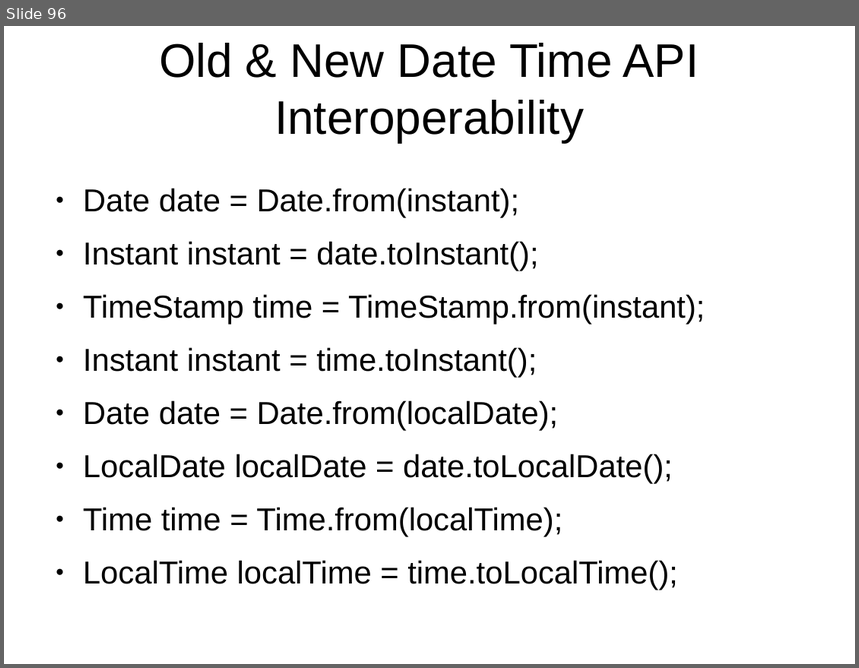
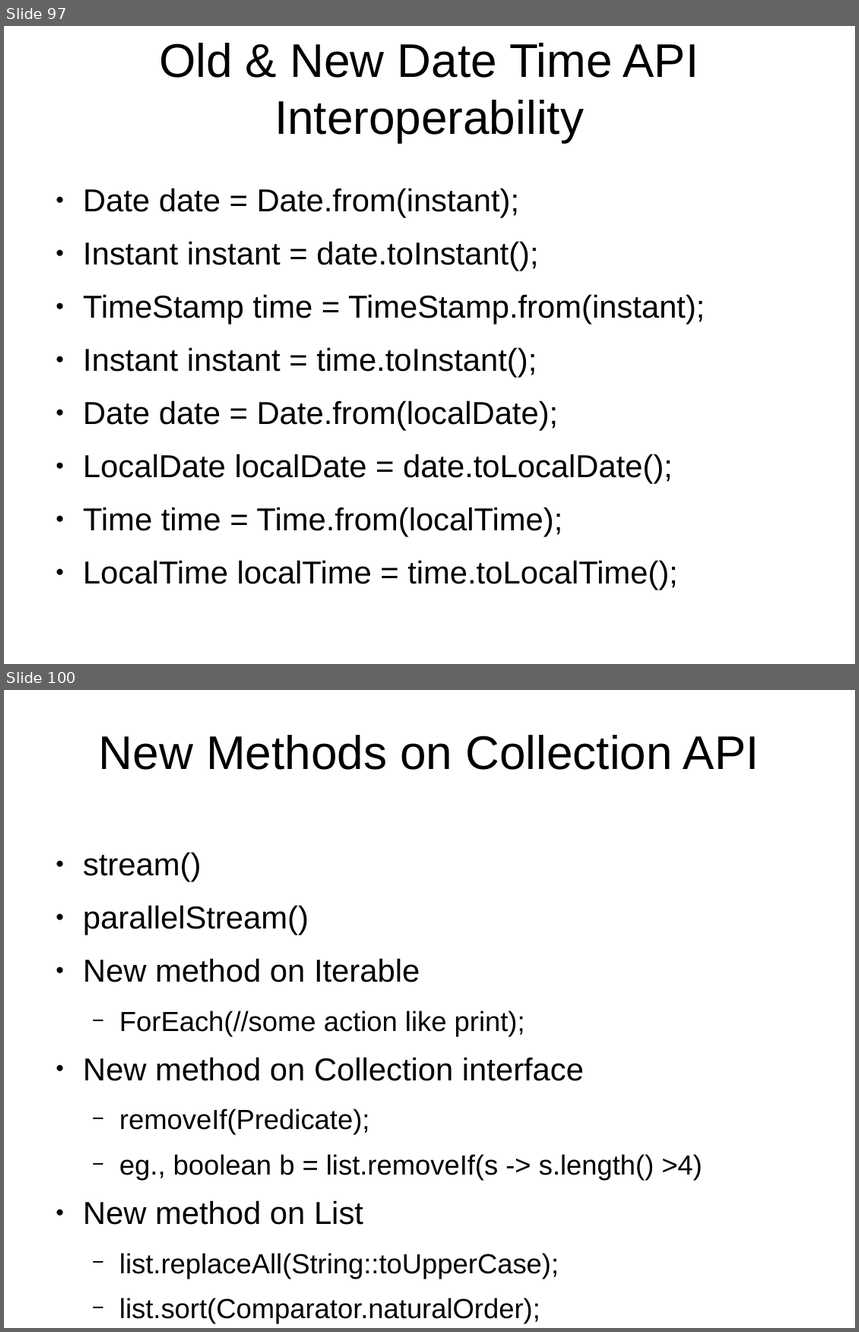
Before and after one commit to shikha-desai/Internship_PreWork, a slide deck: Java/Java_Notes.odp. Shown one above the other, each under a label of ours: slide 96 before the commit, slides 97 and 100 after it; the slides between them are not shown. The pictures are 859x668 and 859x1332 pixels, drawn with LibreOffice and Linux fonts; fonts in the diff are those of the drawing; background and template pictures are left out. Boxes give left, top, right and bottom in pixels: in the first picture for what was removed or moved away, otherwise in the second. Text is boxed around its words. In the diff, an @@ line names an element or a change of style, - is before the commit and + after.

```diff
--- a/Java/Java_Notes.odp
+++ b/Java/Java_Notes.odp
@@ slide 100 added at bbox=[4, 690, 855, 1328], background picture (left out) @@
@@ title added at bbox=[99, 735, 759, 770], 44 pt, text #000000 @@
+New Methods on Collection API
@@ text added at bbox=[83, 852, 703, 1325], 25.8 pt, text #000000 @@
+● stream()
+● parallelStream()
+● New method on Iterable
+  − ForEach(//some action like print);
+● New method on Collection interface
+  − removeIf(Predicate);
+  − eg., boolean b = list.removeIf(s -> s.length() >4)
+● New method on List
+  − list.replaceAll(String::toUpperCase);
+  − list.sort(Comparator.naturalOrder);
@@ what was slide 96 is now slide 97 @@
```
Also in this commit, not shown: 2 slides changed, 10 other slides added, 1 other file.
